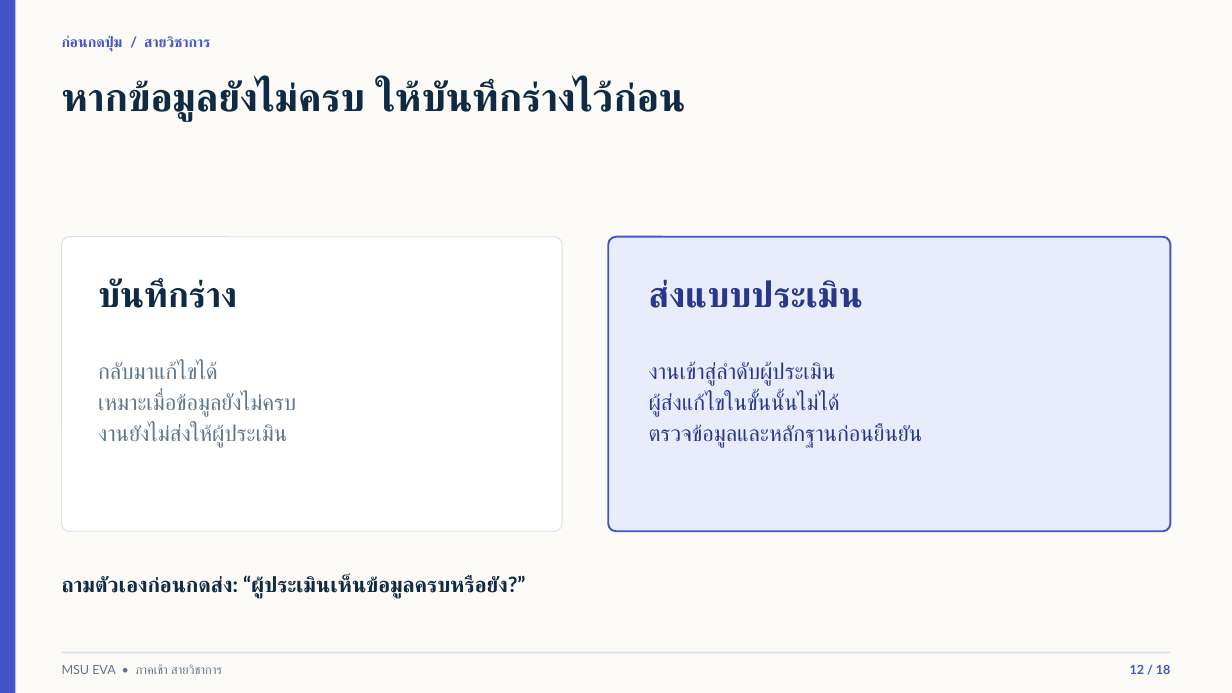
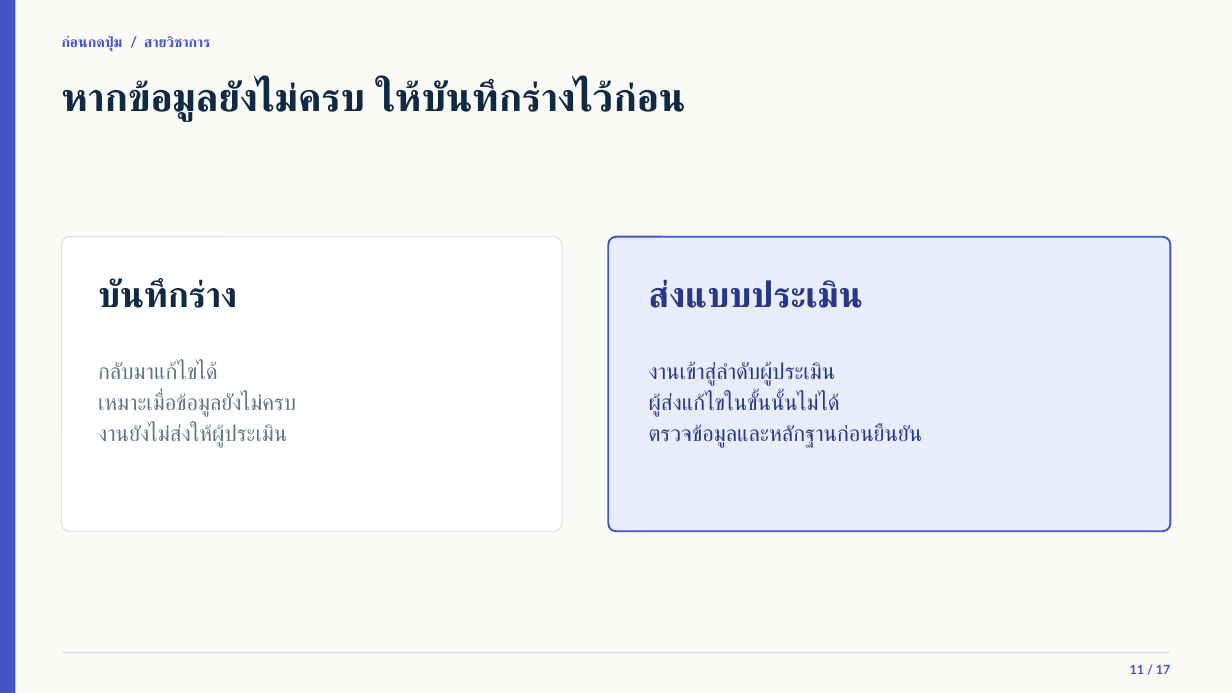
Before and after one commit to issenkku/issenkku-msu_eva-pass2, a slide deck: slide 11 of docs/MSU-EVA-อบรมสายวิชาการ-ฉบับวิทยากร.pptx (slide 12 before the commit). Drawn at 1232x693 pixels with LibreOffice and Linux fonts; fonts in the diff are those of the drawing; background and template pictures are left out. Boxes give left, top, right and bottom in pixels: in the first picture for what was removed or moved away, otherwise in the second. Text is boxed around its words. In the diff, an @@ line names an element or a change of style, - is before the commit and + after.

```diff
--- a/docs/MSU-EVA-อบรมสายวิชาการ-ฉบับวิทยากร.pptx
+++ b/docs/MSU-EVA-อบรมสายวิชาการ-ฉบับวิทยากร.pptx
@@ text removed at (62,574,525,597) @@
-ถามตัวเองก่อนกดส่ง: “ผู้ประเมินเห็นข้อมูลครบหรือยัง?”
@@ text removed at (62,664,222,674) @@
-MSU EVA • ภาคเช้า สายวิชาการ
@@ text at (1130,665,1171,674): text changed @@
-12 / 18
+11 / 17
```
Also in this commit, not shown: 15 other slides changed, 1 slide added, 2 slides removed, 8 other files.
